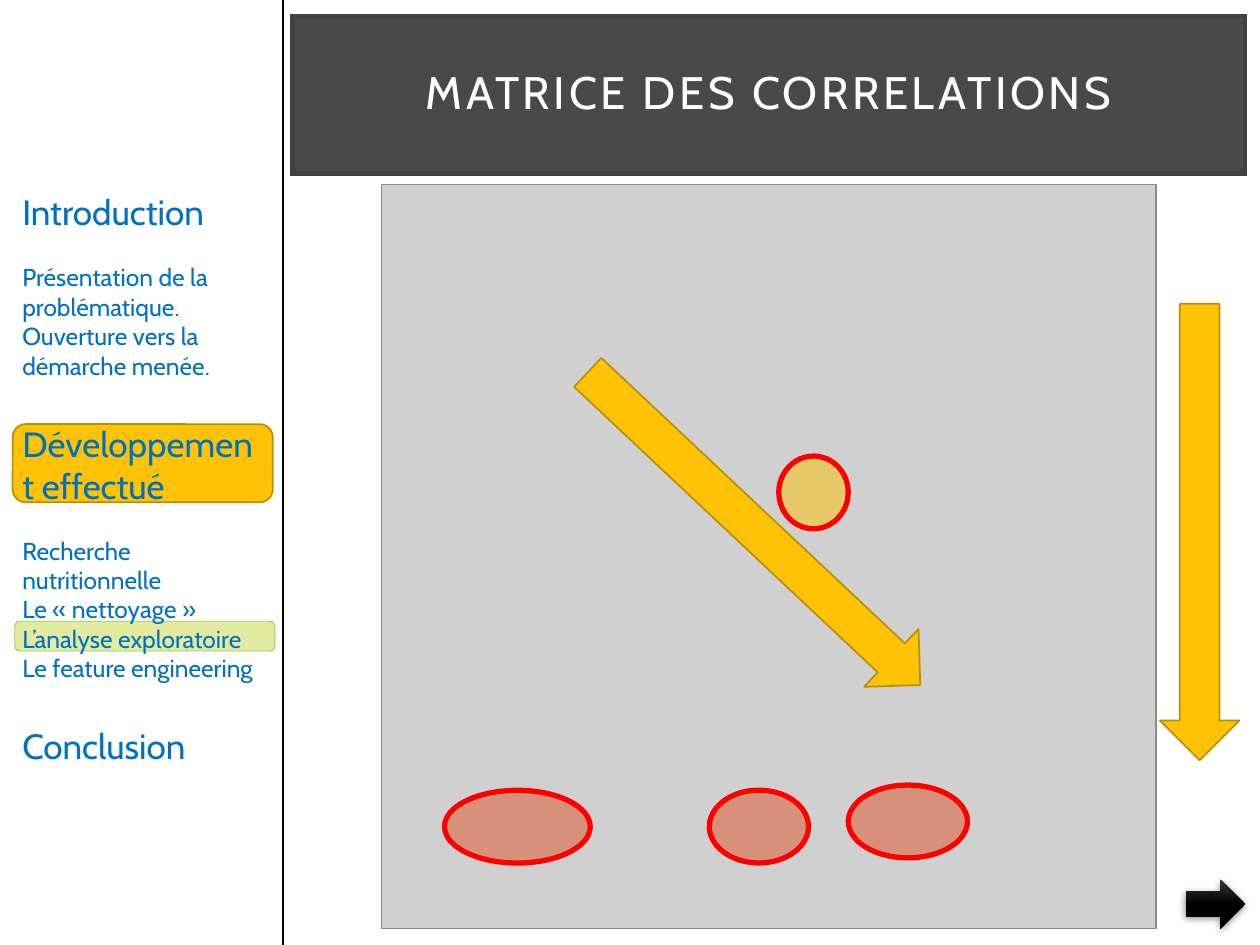
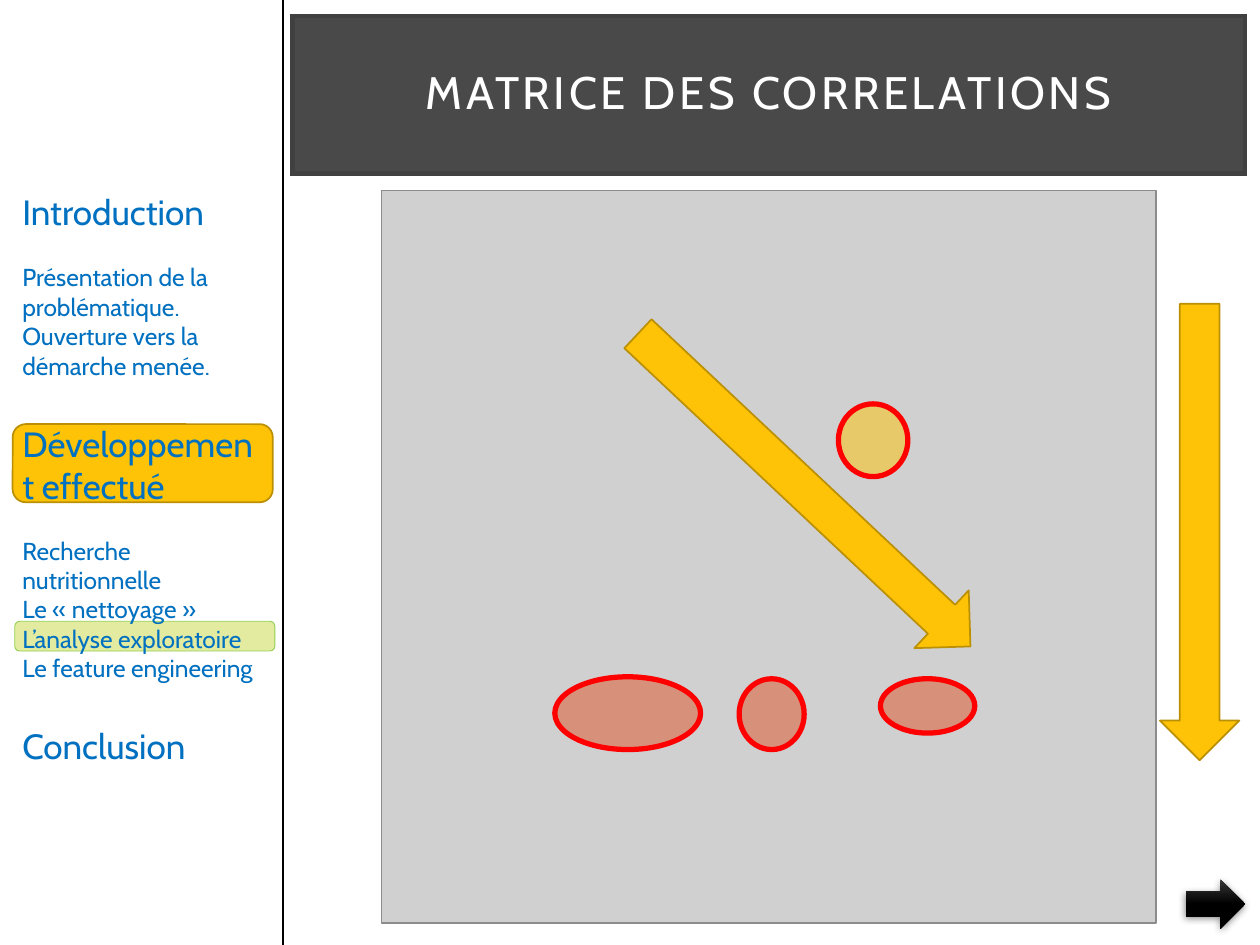
Before and after one commit to pfroide/python, a slide deck: slide 32 of Projet_2/presentation_v4.pptx (slide 26 before the commit). Drawn at 1260x945 pixels with LibreOffice and Linux fonts; fonts in the diff are those of the drawing; grey boxes stand for pictures. Boxes give left, top, right and bottom in pixels: in the first picture for what was removed or moved away, otherwise in the second. Text is boxed around its words. In the diff, an @@ line names an element or a change of style, - is before the commit and + after.

```diff
--- a/Projet_2/presentation_v4.pptx
+++ b/Projet_2/presentation_v4.pptx
@@ picture: place and size @@
-picture at bbox=[382, 185, 1157, 930]
+picture at bbox=[382, 190, 1157, 922]
@@ right arrow: place and size @@
-right arrow at bbox=[560, 344, 947, 714]
+right arrow at bbox=[610, 304, 997, 675]
@@ ellipse: place and size @@
-ellipse at bbox=[779, 456, 848, 529]
+ellipse at bbox=[838, 404, 907, 478]
@@ ellipse: place and size @@
-ellipse at bbox=[445, 790, 591, 863]
+ellipse at bbox=[554, 677, 701, 750]
@@ ellipse: place and size @@
-ellipse at bbox=[709, 790, 809, 863]
+ellipse at bbox=[740, 679, 805, 750]
@@ ellipse: place and size @@
-ellipse at bbox=[848, 785, 968, 858]
+ellipse at bbox=[881, 679, 975, 733]
```
Also in this commit, not shown: 4 other slides changed, 9 slides added, 3 slides removed.
